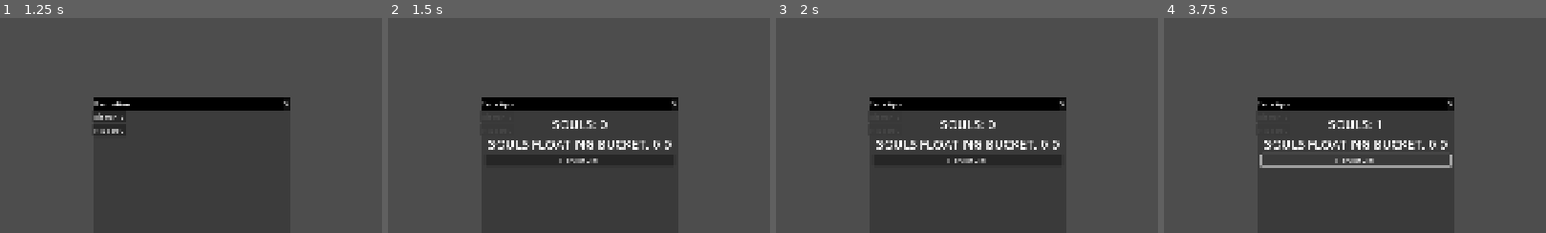
Above: before the commit, frames 1-4 (left to right).
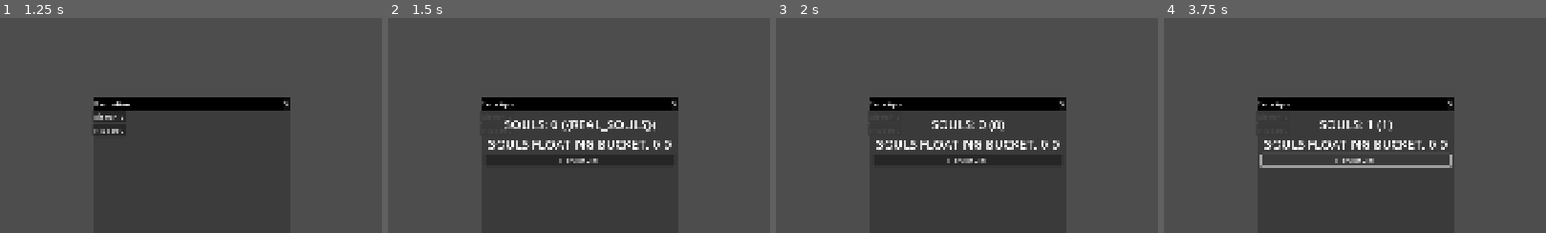
Above: after the commit, the same moments.

Repository: imLymei/incremental
Game: Godot game, scene res://Scenes/Main/Main.tscn
The game is run twice, just before and just after one commit, with the same random seed, the same clock (stepped at 60 frames per second) and the same inputs.
Inputs:
- Up to frame 1 (1.25 s): click "DemonHire" at 0.5 s
- Up to frame 2 (1.5 s): click "Souls App" at 1.25 s
- Up to frame 3 (2 s): no input
- Up to frame 4 (3.75 s): click "Hitman: 0" at 2 s; click "Reaper: 0" at 2.75 s; click "Harvest Soul" at 3.5 s
The pictures show only the part of the screen within x 25-75%, y 8-58%; the shares and areas given below are measured in that part.

Frame 1 is identical in both runs. In frame 2, 0.9% of the frame differs, in the area x 30-70%, y 47-53%; in frame 3, 0.5%; in frame 4, 0.4%.

Commit message:
feat: make souls increase progressively

Diff:
--- a/Globals/GameManager.gd
+++ b/Globals/GameManager.gd
@@ -4,7 +4,7 @@
 const ITEMS_PATH := "res://Resources/Items/"
 
 const BUCKET_POP_TICK_TIME: float = 0.5
-const GAME_TICK_TIME: float = 0.1
+const GAME_TICK_TIME: float = 0.5
 
 
 signal souls_collected(total_souls: int, collected_souls: int)
--- a/Resources/Apps/SoulsApp/SoulsApp.gd
+++ b/Resources/Apps/SoulsApp/SoulsApp.gd
@@ -3,6 +3,15 @@
 
 @onready var total_souls_label: SmartLabel = %TotalSoulsLabel
 @onready var souls_bucket_label: SmartLabel = %SoulsBucketLabel
+
+
+var display_souls_tween: Tween :
+	set(new_value):
+		if display_souls_tween:
+			display_souls_tween.kill()
+
+		display_souls_tween = new_value
+var display_souls: int = GameManager.game_state.souls
 
 
 func _ready() -> void:
@@ -11,10 +20,27 @@
 	souls_bucket_label.update_label_variables("SOULS_BUCKET", GameManager.game_state.souls_floating_bucket)
 
 
-# Called every frame. 'delta' is the elapsed time since the previous frame.
-func _on_souls_collected(_total_souls: int, _souls_collected: int) -> void:
-	total_souls_label.update_label_variables("TOTAL_SOULS", GameManager.game_state.souls)
+func _process(_delta: float) -> void:
+	print("DISPLAYING SOULS")
+	total_souls_label.update_label_variables("TOTAL_SOULS", display_souls)
+
+	if display_souls == GameManager.game_state.souls:
+		set_process(false)
+
+
+func _on_souls_collected(_total_souls: int, souls_collected: int) -> void:
+	total_souls_label.update_label_variables("REAL_SOULS", GameManager.game_state.souls)
+
+	if souls_collected < 3:
+		display_souls = GameManager.game_state.souls
+		total_souls_label.update_label_variables("TOTAL_SOULS", GameManager.game_state.souls)
+	else:
+		display_souls_tween = create_tween()
+		display_souls_tween.tween_property(self, "display_souls", GameManager.game_state.souls, GameManager.GAME_TICK_TIME)
+		set_process(true)
+
 	souls_bucket_label.update_label_variables("SOULS_BUCKET", GameManager.game_state.souls_floating_bucket)
+
 
 
 func _on_harvet_soul_button_pressed() -> void:
--- a/Resources/Apps/SoulsApp/SoulsApp.tscn
+++ b/Resources/Apps/SoulsApp/SoulsApp.tscn
@@ -36,7 +36,7 @@
 size_flags_vertical = 1
 mouse_filter = 1
 theme_override_font_sizes/font_size = 32
-text = "SOULS: {TOTAL_SOULS}"
+text = "SOULS: {TOTAL_SOULS} ({REAL_SOULS})"
 horizontal_alignment = 1
 
 [node name="SoulsBucketLabel" parent="MarginContainer/VBoxContainer" instance=ExtResource("1_8c4b3")]
